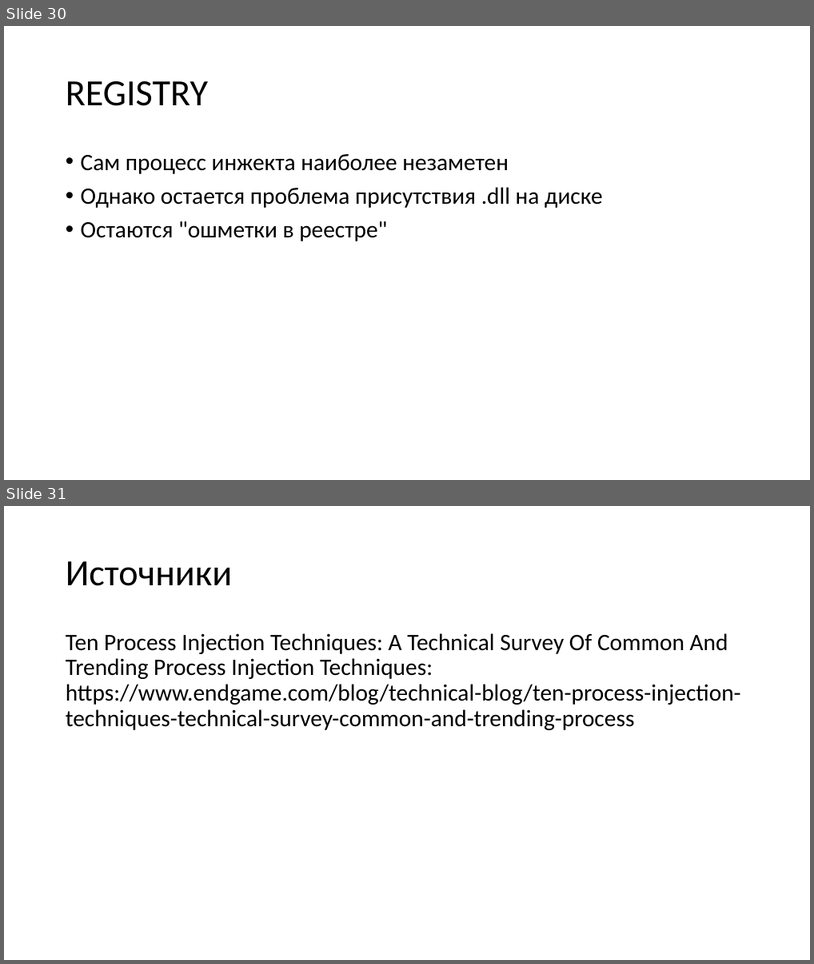
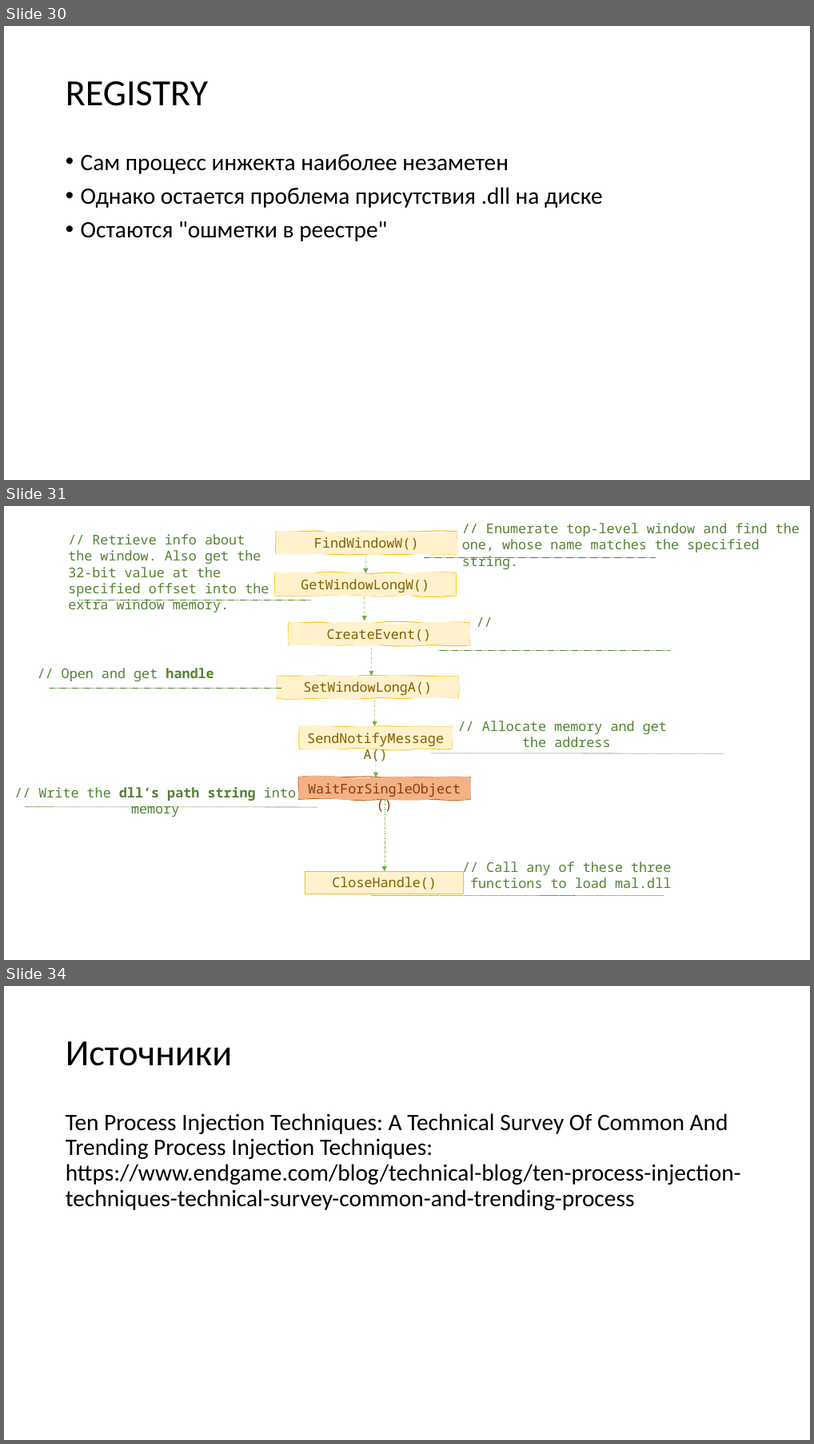
Before and after one commit to ShH01m3s/ShH01m3s.github.io, a slide deck: files/presentations/Injects_p1.pptx. Shown one above the other, each under a label of ours: slides 30 and 31 before the commit, slides 30, 31 and 34 after it; the slides between them are not shown. The pictures are 814x964 and 814x1444 pixels, drawn with LibreOffice and Linux fonts; fonts in the diff are those of the drawing. Boxes give left, top, right and bottom in pixels: in the first picture for what was removed or moved away, otherwise in the second. Text is boxed around its words. In the diff, an @@ line names an element or a change of style, - is before the commit and + after.

```diff
--- a/files/presentations/Injects_p1.pptx
+++ b/files/presentations/Injects_p1.pptx
@@ slide 31 added at [4, 506, 810, 960], background #FFFFFF @@
@@ text added at [462, 523, 800, 552], 16 pt, text #548235 @@
+// Enumerate top-level window and find the one, whose name matches the specified string.
@@ text added at [68, 534, 269, 612], 16 pt, text #548235 @@
+// Retrieve info about the window. Also get the 32-bit value at the specified offset into the extra window memory.
@@ freeform shape added at [276, 532, 458, 554], fill #FFF2CC, outline #FFC000 1 pt, 16 pt, text #806000 @@
+FindWindowW()
@@ freeform shape added at [275, 573, 457, 596], fill #FFF2CC, outline #FFC000 1 pt, 16 pt, text #806000 @@
+GetWindowLongW()
@@ arrow added from (366, 556) to (366, 573), #70AD47 0.5 pt dashed @@
@@ line added from (425, 557) to (656, 557), #548235 0.5 pt dashed @@
@@ line added from (79, 600) to (310, 600), #548235 0.5 pt dashed @@
@@ arrow added from (365, 597) to (365, 621), #70AD47 0.5 pt dashed @@
@@ freeform shape added at [288, 623, 470, 645], fill #FFF2CC, outline #FFC000 1 pt, 16 pt, text #806000 @@
+CreateEvent()
@@ text added at [470, 611, 810, 633], 16 pt, text #548235 @@
+//
@@ arrow added from (372, 648) to (372, 676), #70AD47 0.5 pt dashed @@
@@ text added at [62, 668, 214, 681], 16 pt, text #548235 @@
+// Open and get handle
@@ line added from (438, 651) to (670, 651), #548235 0.5 pt dashed @@
@@ line added from (50, 688) to (282, 688), #548235 0.5 pt dashed @@
@@ freeform shape added at [278, 676, 459, 698], fill #FFF2CC, outline #FFC000 1 pt, 16 pt, text #806000 @@
+SetWindowLongA()
@@ arrow added from (375, 700) to (375, 726), #70AD47 0.5 pt dashed @@
@@ text added at [482, 720, 667, 747], 16 pt, text #548235 @@
+// Allocate memory and get
+the address
@@ freeform shape added at [300, 726, 452, 748], fill #FFF2CC, outline #FFC000 1 pt, 16 pt, text #806000 @@
+SendNotifyMessageA()
@@ arrow added from (376, 751) to (376, 777), #70AD47 0.5 pt dashed @@
@@ line added from (432, 753) to (725, 753), #548235 0.5 pt dashed @@
@@ text added at [38, 787, 296, 816], 16 pt, text #548235 @@
+// Write the dll’s path string into memory
@@ freeform shape added at [298, 777, 470, 800], fill #F4B183, outline #C55A11 1 pt, 16 pt, text #843C0B @@
+WaitForSingleObject()
@@ line added from (25, 807) to (318, 807), #548235 0.5 pt dashed @@
@@ arrow added from (385, 800) to (385, 872), #70AD47 0.5 pt dashed @@
@@ text added at [470, 861, 671, 888], 16 pt, text #548235 @@
+// Call any of these three
+functions to load mal.dll
@@ rectangle added at [306, 872, 464, 894], fill #FFF2CC, outline #FFC000 1 pt, 16 pt, text #806000 @@
+CloseHandle()
@@ line added from (372, 895) to (665, 896), #548235 0.5 pt dashed @@
@@ what was slide 31 is now slide 34 @@
```
Also in this commit, not shown: 2 slides changed, 3 other slides added, 1 slide removed, 31 other files.
